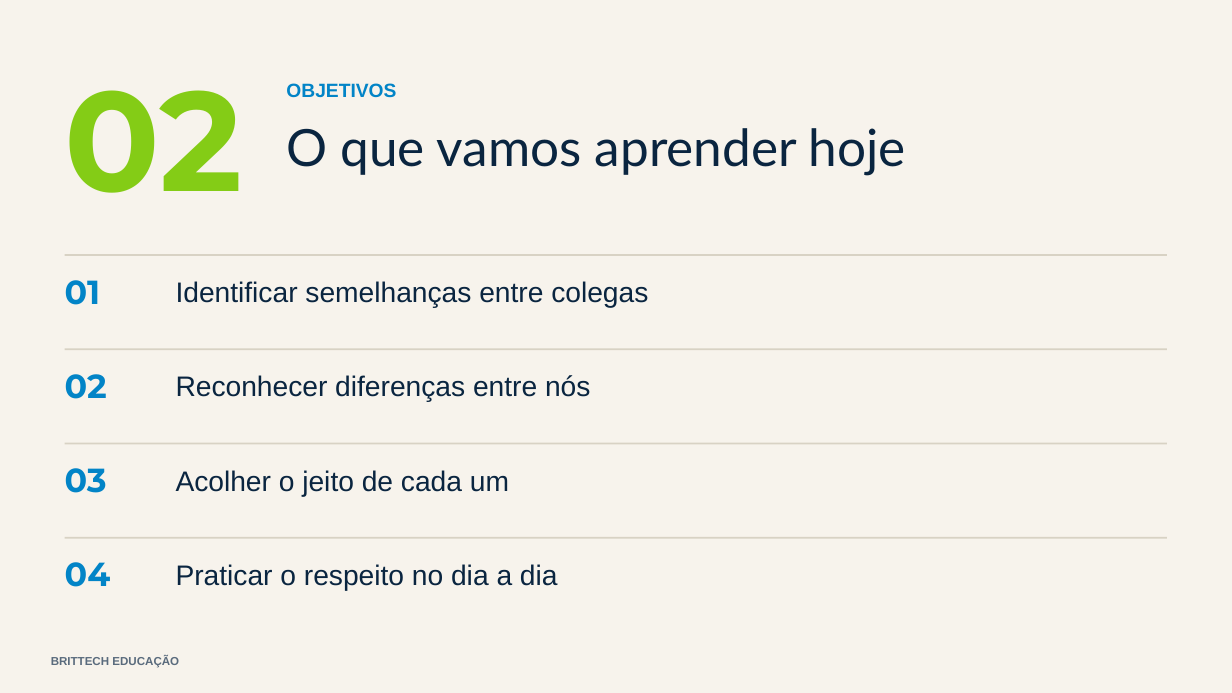
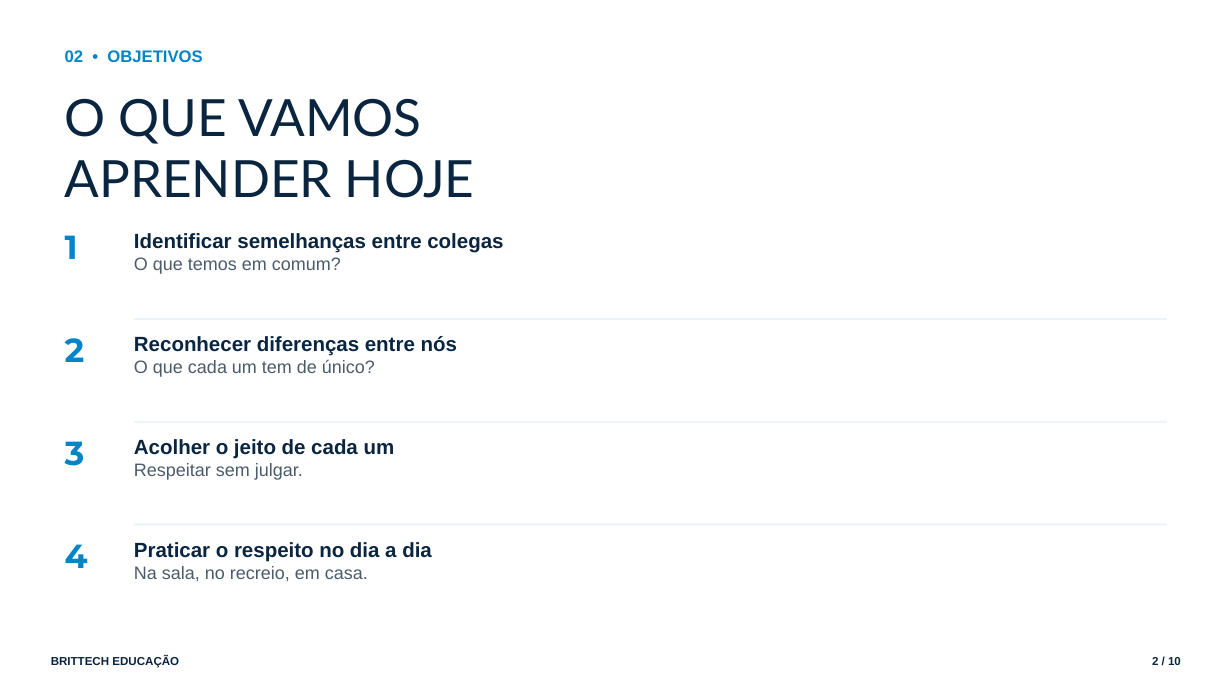
Before and after one commit to thiagollipe-web/brittech-educacao-aulas, a slide deck: slide 2 of fundamental-1/ensino-religioso-1ano-respeito-diferencas.pptx. Drawn at 1232x693 pixels with LibreOffice and Linux fonts; fonts in the diff are those of the drawing. Boxes give left, top, right and bottom in pixels: in the first picture for what was removed or moved away, otherwise in the second. Text is boxed around its words. In the diff, an @@ line names an element or a change of style, - is before the commit and + after.

```diff
--- a/fundamental-1/ensino-religioso-1ano-respeito-diferencas.pptx
+++ b/fundamental-1/ensino-religioso-1ano-respeito-diferencas.pptx
@@ rectangle removed at (0, 0, 1232, 693) @@
@@ text at (65, 50, 202, 62): text changed; size 110 to 13 pt; font Montserrat to Arial; text colour #84CC16 to #0284C7 @@
-02
+02 • OBJETIVOS
@@ text removed at (286, 83, 396, 98) @@
-OBJETIVOS
@@ text at (65, 98, 475, 198): text changed @@
-O que vamos aprender hoje
+O QUE VAMOS
+APRENDER HOJE
@@ text added at (65, 235, 78, 259), 26 pt, text #0284C7, bold @@
+1
@@ text at (134, 233, 503, 253): size 22 to 16 pt, bold on in "Identificar semelhanças entre colegas"; less space between paragraphs @@
@@ text "Identificar semelhanças entre colegas": place and size @@
-text "Identificar semelhanças entre colegas" at (176, 281, 648, 308)
+text "Identificar semelhanças entre colegas" at (134, 233, 503, 274)
@@ rectangle removed at (65, 254, 1167, 256) @@
@@ text at (134, 257, 341, 274): paragraph added @@
+O que temos em comum?
@@ text removed at (65, 280, 101, 305) @@
-01
@@ fill #D8D2C4 to #EAF3FA in 3 elements at (134, 524, 1167, 526), (134, 421, 1167, 422), (134, 318, 1167, 320) @@
@@ rectangle: place and size @@
-rectangle at (65, 348, 1167, 350)
+rectangle at (134, 318, 1167, 320)
@@ text added at (65, 338, 85, 362), 26 pt, text #0284C7, bold @@
+2
@@ text at (134, 359, 375, 377): paragraph added @@
+O que cada um tem de único?
@@ text at (134, 336, 457, 356): size 22 to 16 pt, bold on in "Reconhecer diferenças entre nós"; less space between paragraphs @@
@@ text "Reconhecer diferenças entre nós": place and size @@
-text "Reconhecer diferenças entre nós" at (176, 375, 590, 402)
+text "Reconhecer diferenças entre nós" at (134, 336, 457, 377)
@@ text removed at (65, 374, 107, 399) @@
-02
@@ text added at (65, 441, 85, 466), 26 pt, text #0284C7, bold @@
+3
@@ text at (134, 439, 395, 459): size 22 to 16 pt, bold on in "Acolher o jeito de cada um"; less space between paragraphs @@
@@ text "Acolher o jeito de cada ...": place and size @@
-text "Acolher o jeito de cada ..." at (176, 470, 509, 497)
+text "Acolher o jeito de cada ..." at (134, 439, 395, 480)
@@ rectangle: place and size @@
-rectangle at (65, 443, 1167, 445)
+rectangle at (134, 421, 1167, 422)
@@ text removed at (65, 468, 107, 493) @@
-03
@@ text at (134, 463, 303, 480): paragraph added @@
+Respeitar sem julgar.
@@ text "Praticar o respeito no dia ...": place and size @@
-text "Praticar o respeito no dia ..." at (176, 564, 558, 591)
+text "Praticar o respeito no dia ..." at (134, 542, 432, 581)
@@ rectangle: place and size @@
-rectangle at (65, 537, 1167, 539)
+rectangle at (134, 524, 1167, 526)
@@ text removed at (65, 562, 111, 587) @@
-04
@@ text added at (65, 544, 88, 568), 26 pt, text #0284C7, bold @@
+4
@@ text at (134, 566, 368, 581): paragraph added @@
+Na sala, no recreio, em casa.
@@ text at (134, 542, 432, 562): size 22 to 16 pt, bold on in "Praticar o respeito no dia a dia"; less space between paragraphs @@
@@ text "BRITTECH EDUCAÇÃO" at (51, 656, 179, 668): text colour #5A6B7D to #0A2540; less space between paragraphs @@
@@ text added at (1152, 657, 1181, 665), 9 pt, text #0A2540, bold @@
+2 / 10
```
Also in this commit, not shown: 4 other slides changed, 5 slides added, 3 slides removed, 4 other files.
